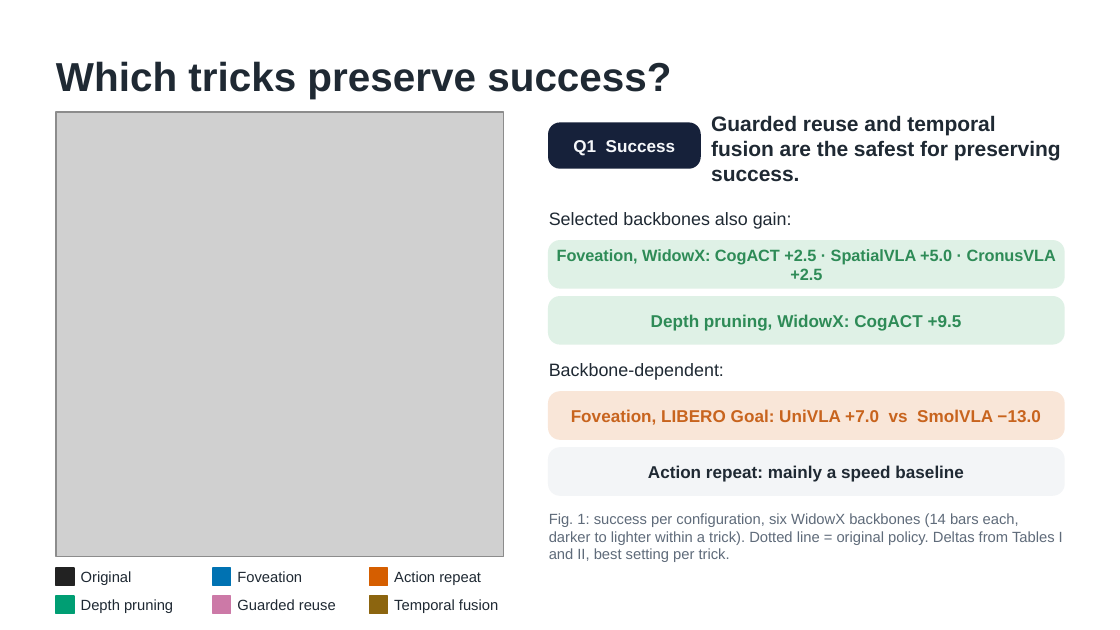
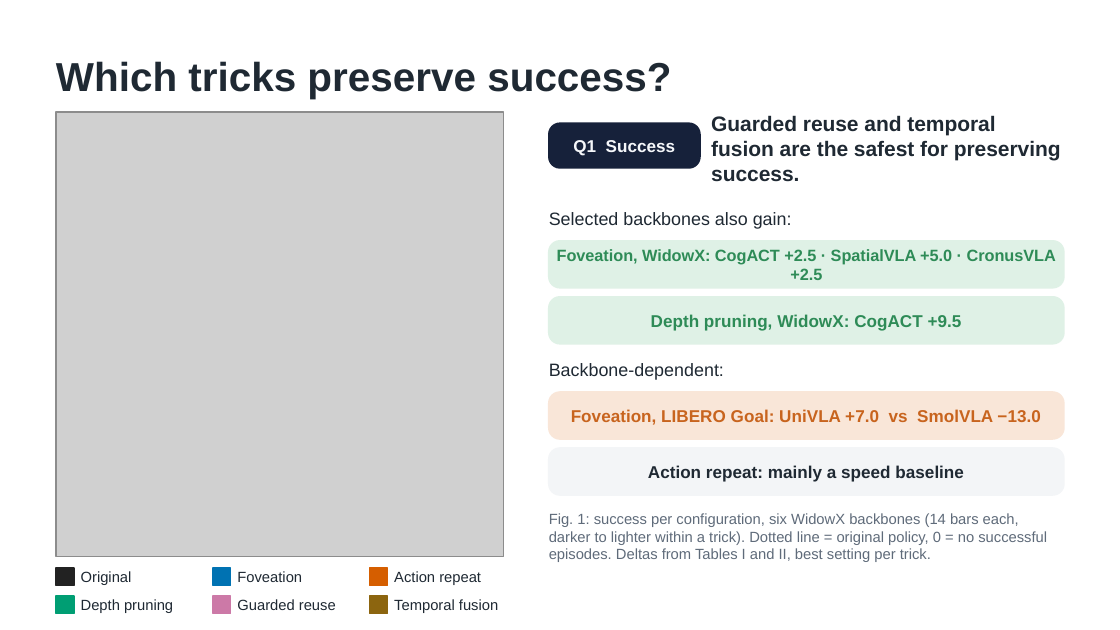
Before and after one commit to trillion-boy/BiVLA, a slide deck: slide 8 of experiments/paper/video/ICRA27_video_v2.pptx. Drawn at 1120x630 pixels with LibreOffice and Linux fonts; fonts in the diff are those of the drawing; grey boxes stand for pictures. Boxes give left, top, right and bottom in pixels: in the first picture for what was removed or moved away, otherwise in the second. Text is boxed around its words. In the diff, an @@ line names an element or a change of style, - is before the commit and + after.

```diff
--- a/experiments/paper/video/ICRA27_video_v2.pptx
+++ b/experiments/paper/video/ICRA27_video_v2.pptx
@@ text at (x1=549, y1=513, x2=1047, y2=562): text changed @@
-Fig. 1: success per configuration, six WidowX backbones (14 bars each, darker to lighter within a trick). Dotted line = original policy. Deltas from Tables I and II, best setting per trick.
+Fig. 1: success per configuration, six WidowX backbones (14 bars each, darker to lighter within a trick). Dotted line = original policy, 0 = no successful episodes. Deltas from Tables I and II, best setting per trick.
```
Also in this commit, not shown: 8 other slides changed, 11 other files.
